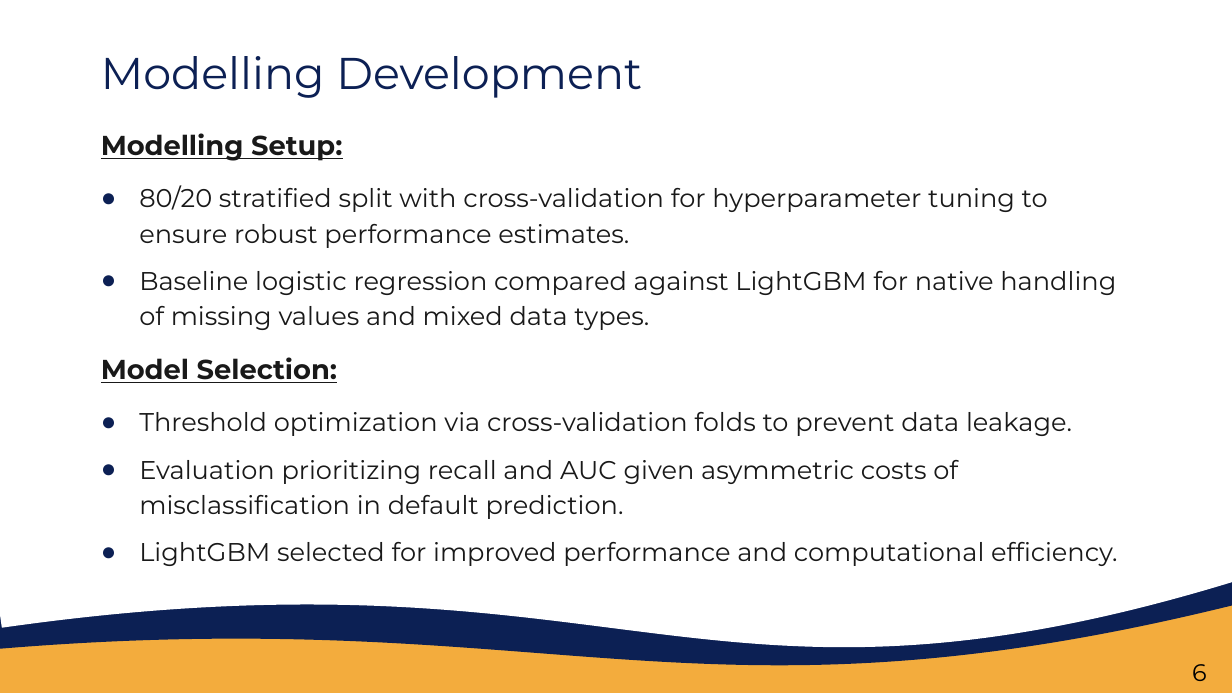
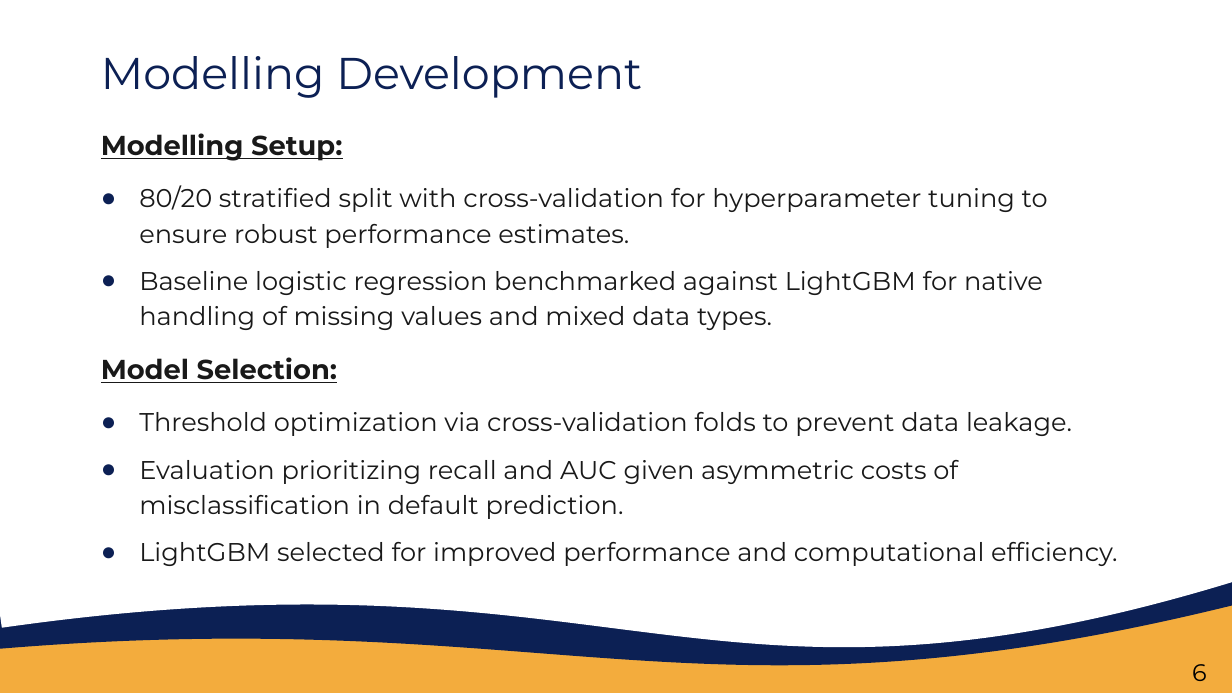
Before and after one commit to Croci-Yuri/Default_Risk_Assessment, a slide deck: slide 7 of 04_reporting_PowerBi/Report_Slides.pptx. Drawn at 1232x693 pixels with LibreOffice and Linux fonts; fonts in the diff are those of the drawing. Boxes give left, top, right and bottom in pixels: in the first picture for what was removed or moved away, otherwise in the second. Text is boxed around its words. In the diff, an @@ line names an element or a change of style, - is before the commit and + after.

Commit message:
typo slides

```diff
--- a/04_reporting_PowerBi/Report_Slides.pptx
+++ b/04_reporting_PowerBi/Report_Slides.pptx
@@ text at box(139, 271, 1043, 330): text changed @@
-● Baseline logistic regression compared against LightGBM for native handling of missing values and mixed data types.
+● Baseline logistic regression benchmarked against LightGBM for native handling of missing values and mixed data types.
```
Also in this commit, not shown: 3 other slides changed, 1 other file.
